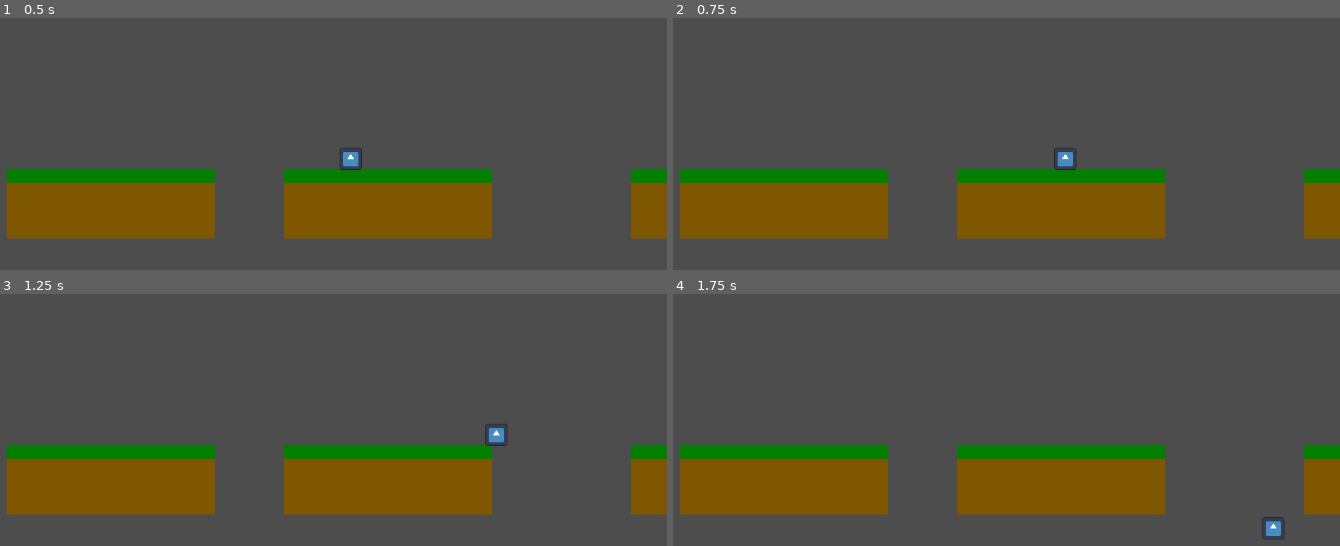
Above: before the commit, frames 1-4 (two rows, left to right).
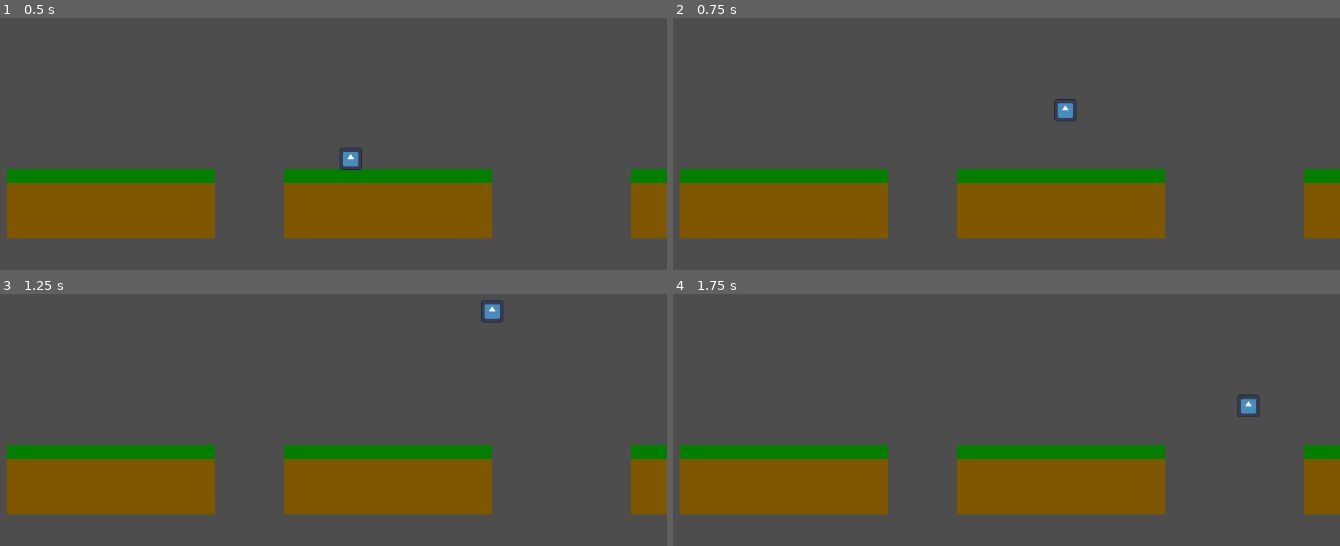
Above: after the commit, the same moments.

Repository: taiseicee/Devotion
Game: Godot game, scene res://scenes/levels/level_test.tscn
Two runs of this game, one before a commit and one after it. Both use one fixed random seed, a clock stepped at 60 frames per second and the inputs below. The engine's default icon, where the game draws it, is replaced by a stand-in: a white triangle on a blue panel in a dark square.
Inputs:
- Up to frame 1 (0.5 s): no input
- Up to frame 2 (0.75 s): hold D (move_right) from 0.53 s (still down); tap Space (jump) at 0.6 s
- Up to frame 3 (1.25 s): keep holding D (move_right); tap Space (jump) at 0.77, 1.07 s
- Up to frame 4 (1.75 s): keep holding D (move_right); tap Space (jump) at 1.35, 1.52 s

Frame 1 is identical in both runs. In frame 2, 0.4% of the frame differs, in the area x 57-61%, y 32-61%; in frame 3, 0.4%; in frame 4, 0.4%.

Commit message:
Added Jumping + Bug Fixes

Diff:
--- a/scenes/player/player.tscn
+++ b/scenes/player/player.tscn
@@ -7,6 +7,7 @@
 [ext_resource type="Script" path="res://src/player/move.gd" id="5_hlgto"]
 [ext_resource type="Script" path="res://src/player/fall.gd" id="6_372ll"]
 [ext_resource type="Script" path="res://src/movement_component.gd" id="6_we8gr"]
+[ext_resource type="Script" path="res://src/player/jump.gd" id="7_uw65o"]
 
 [sub_resource type="CapsuleShape2D" id="CapsuleShape2D_1ti1n"]
 
@@ -29,15 +30,23 @@
 state_idle = NodePath("../idle")
 state_move = NodePath("../move")
 
-[node name="idle" type="Node" parent="state_machine" node_paths=PackedStringArray("state_fall", "state_move")]
+[node name="idle" type="Node" parent="state_machine" node_paths=PackedStringArray("state_fall", "state_jump", "state_move")]
 script = ExtResource("2_q1bb2")
 state_fall = NodePath("../fall")
+state_jump = NodePath("../jump")
 state_move = NodePath("../move")
 
-[node name="move" type="Node" parent="state_machine" node_paths=PackedStringArray("state_fall", "state_idle")]
+[node name="jump" type="Node" parent="state_machine" node_paths=PackedStringArray("state_fall", "state_idle", "state_move")]
+script = ExtResource("7_uw65o")
+state_fall = NodePath("../fall")
+state_idle = NodePath("../idle")
+state_move = NodePath("../move")
+
+[node name="move" type="Node" parent="state_machine" node_paths=PackedStringArray("state_fall", "state_idle", "state_jump")]
 script = ExtResource("5_hlgto")
 state_fall = NodePath("../fall")
 state_idle = NodePath("../idle")
+state_jump = NodePath("../jump")
 
 [node name="movement_component" type="Node" parent="."]
 script = ExtResource("6_we8gr")
--- a/src/movement_component.gd
+++ b/src/movement_component.gd
@@ -3,16 +3,36 @@
 @export
 var speed: float = 300
 @export
-var speed_jump: float = 400
+var speed_jump: float = 600
+@export
+var speed_air_multiplier: float = 0.8
 
-var character: CharacterBody2D
+@onready
+var character: CharacterBody2D = $".."
+
 var gravity: float = ProjectSettings.get_setting("physics/2d/default_gravity")
+var direction: float = 0
 
-func init(characterBody: CharacterBody2D) -> void:
-	character = characterBody
+func handle_move(should_move_left: bool, should_move_right: bool) -> void:
+	if should_move_left and should_move_right:
+		character.velocity.x = -direction * speed
+		return
 
-func handle_move(direction: float) -> void:
+	if should_move_left:
+		direction = -1
+	elif should_move_right:
+		direction = 1
+	else:
+		direction = 0
 	character.velocity.x = direction * speed
 
 func handle_gravity(delta: float) -> void:
 	character.velocity.y += gravity * delta
+
+func handle_fall(should_move_left: bool, should_move_right: bool, delta: float) -> void:
+	handle_gravity(delta)
+	handle_move(should_move_left, should_move_right)
+	character.velocity.x *= speed_air_multiplier
+
+func handle_jump() -> void:
+	character.velocity.y = -speed_jump
--- a/src/player/fall.gd
+++ b/src/player/fall.gd
@@ -6,9 +6,18 @@
 var state_move: State
 
 func process_physics(delta: float) -> State:
-	movement_comp.handle_gravity(delta)
+	movement_comp.handle_fall(
+		Input.is_action_pressed("move_left"),
+		Input.is_action_pressed("move_right"),
+		delta
+	)
+
 	character.move_and_slide()
 
-	if character.is_on_floor():
+	if not character.is_on_floor():
+		return null
+
+	if movement_comp.direction == 0:
 		return state_idle
-	return null
+
+	return state_move
--- a/src/player/idle.gd
+++ b/src/player/idle.gd
@@ -2,6 +2,8 @@
 
 @export
 var state_fall: State
+@export
+var state_jump: State
 @export
 var state_move: State
 
@@ -12,6 +14,8 @@
 func process_input(event: InputEvent) -> State:
 	if Input.is_action_just_pressed("move_left") or Input.is_action_just_pressed("move_right"):
 		return state_move
+	if Input.is_action_just_pressed("jump") and character.is_on_floor():
+		return state_jump
 	return null
 
 func process_physics(delta: float) -> State:
--- /dev/null
+++ b/src/player/jump.gd
@@ -0,0 +1,29 @@
+extends State
+
+@export
+var state_fall: State
+@export
+var state_idle: State
+@export
+var state_move: State
+
+func enter_state() -> void:
+	super()
+	movement_comp.handle_jump()
+
+func process_physics(delta: float) -> State:
+	movement_comp.handle_gravity(delta)
+
+	if character.velocity.y > 0:
+		return state_fall
+
+	movement_comp.handle_move(Input.is_action_pressed("move_left"), Input.is_action_pressed("move_right"))
+	character.move_and_slide()
+
+	if not character.is_on_floor():
+		return null
+
+	if movement_comp.direction != 0:
+		return state_move
+
+	return state_idle
--- a/src/player/move.gd
+++ b/src/player/move.gd
@@ -4,15 +4,24 @@
 var state_fall: State
 @export
 var state_idle: State
+@export
+var state_jump: State
+
+func process_input(event: InputEvent) -> State:
+	if Input.is_action_just_pressed("jump") and character.is_on_floor():
+		return state_jump
+	return null
 
 func process_physics(delta: float) -> State:
 	movement_comp.handle_gravity(delta)
-	var direction: float = Input.get_axis("move_left", "move_right")
+	movement_comp.handle_move(
+		Input.is_action_pressed("move_left"),
+		Input.is_action_pressed("move_right")
+	)
 
-	if direction == 0:
+	if movement_comp.direction == 0:
 		return state_idle
 
-	movement_comp.handle_move(direction)
 	character.move_and_slide()
 
 	if not character.is_on_floor():
--- a/src/player/player.gd
+++ b/src/player/player.gd
@@ -6,7 +6,6 @@
 var movement_comp: Node = $movement_component
 
 func _ready() -> void:
-	movement_comp.init(self)
 	state_machine.init(self, movement_comp)
 
 func _process(delta) -> void:
Not shown: 1 places in scenes/player/player.tscn that only renumber resources
